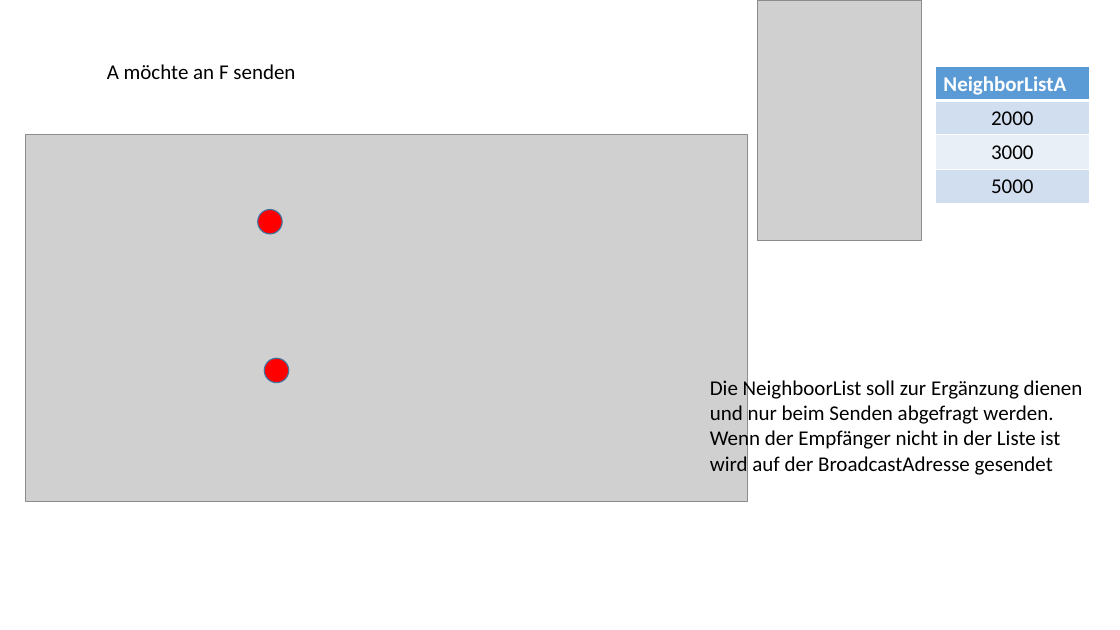
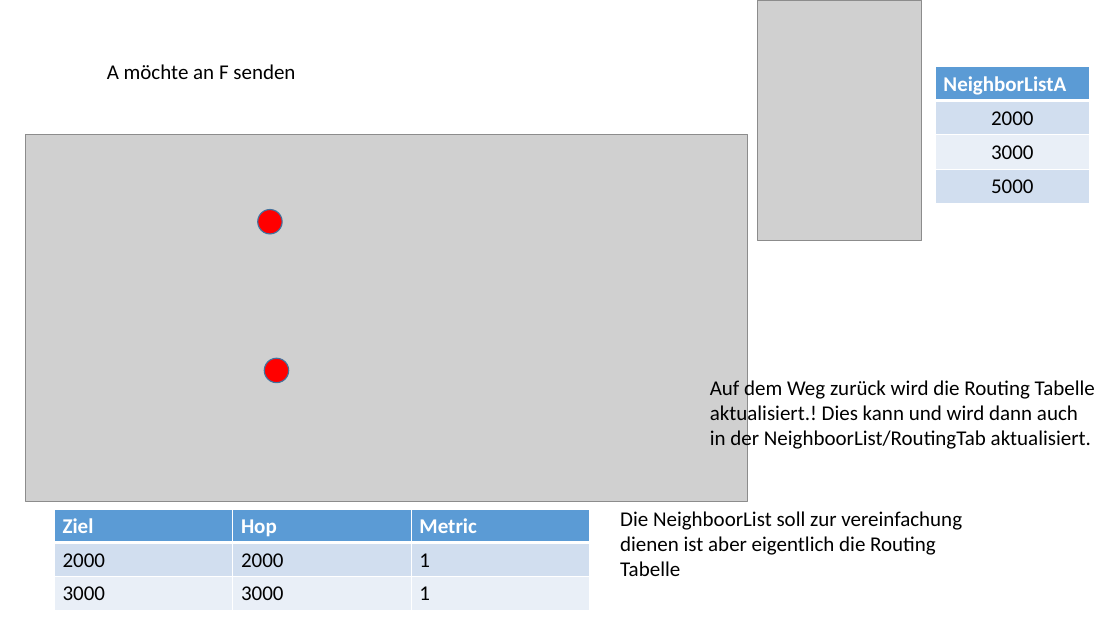
Before and after one commit to HTW-LowRateNet/s0558507, a slide deck: slide 18 of LoRaRouting.pptx. Drawn at 1120x630 pixels with LibreOffice and Linux fonts; fonts in the diff are those of the drawing; grey boxes stand for pictures. Boxes give left, top, right and bottom in pixels: in the first picture for what was removed or moved away, otherwise in the second. Text is boxed around its words. In the diff, an @@ line names an element or a change of style, - is before the commit and + after.

```diff
--- a/LoRaRouting.pptx
+++ b/LoRaRouting.pptx
@@ text removed at box(710, 378, 1083, 477) @@
-Die NeighboorList soll zur Ergänzung dienen und nur beim Senden abgefragt werden. Wenn der Empfänger nicht in der Liste ist wird auf der BroadcastAdresse gesendet
@@ text added at box(710, 378, 1095, 452), 18 pt, text #000000 @@
+Auf dem Weg zurück wird die Routing Tabelle aktualisiert.! Dies kann und wird dann auch in der NeighboorList/RoutingTab aktualisiert.
@@ table added at box(54, 509, 588, 610), 3 rows, 3 columns @@
+Ziel | Hop | Metric
+2000 | 2000 | 1
+3000 | 3000 | 1
@@ text added at box(620, 511, 962, 576), 18 pt, text #000000 @@
+Die NeighboorList soll zur vereinfachung dienen ist aber eigentlich die Routing Tabelle
```
Also in this commit, not shown: 8 other slides changed.
